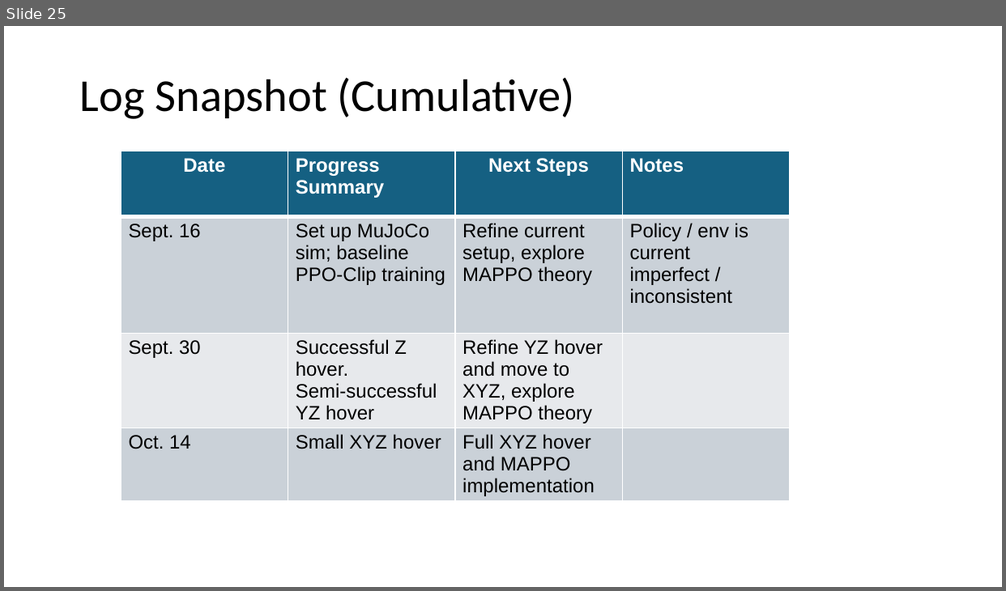
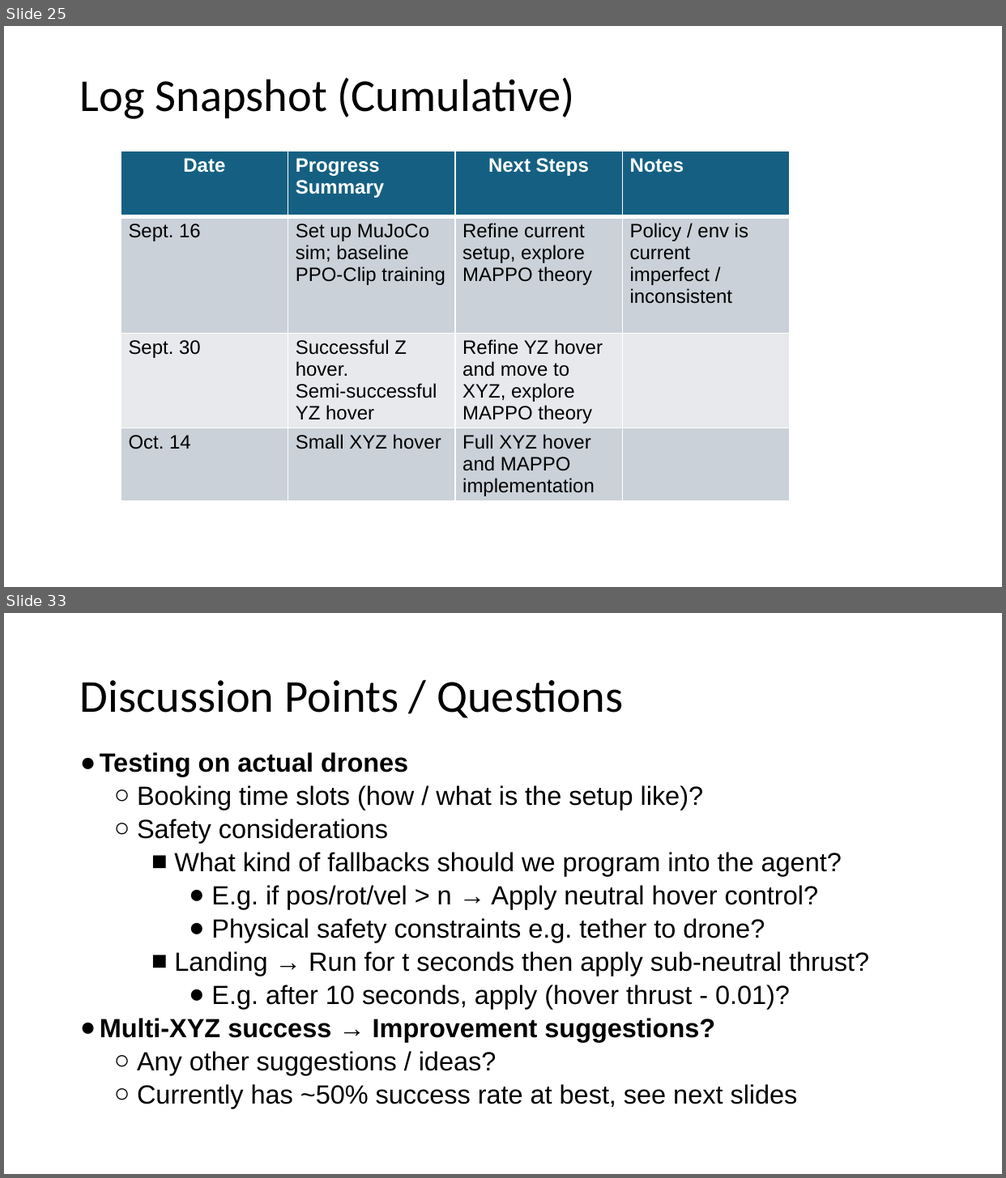
Before and after one commit to shazia-dewan/multi-agentCrazyflieLift, a slide deck: docs/MIRL LAB Honours Project Bi-Weekly Update.pptx. Shown one above the other, each under a label of ours: slide 25 before the commit, slides 25 and 33 after it; the slides between them are not shown. The pictures are 1006x591 and 1006x1178 pixels, drawn with LibreOffice and Linux fonts; fonts in the diff are those of the drawing. Boxes give left, top, right and bottom in pixels: in the first picture for what was removed or moved away, otherwise in the second. Text is boxed around its words. In the diff, an @@ line names an element or a change of style, - is before the commit and + after.

```diff
--- a/docs/MIRL LAB Honours Project Bi-Weekly Update.pptx
+++ b/docs/MIRL LAB Honours Project Bi-Weekly Update.pptx
@@ slide 33 added at [4, 613, 1002, 1174], background #FFFFFF @@
@@ title added at [80, 680, 623, 718], 33 pt, text #000000 @@
+Discussion Points / Questions
@@ text added at [100, 752, 869, 1109], 19 pt, text #000000 @@
+● Testing on actual drones
+  ○ Booking time slots (how / what is the setup like)?
+  ○ Safety considerations
+    ■ What kind of fallbacks should we program into the agent?
+      ● E.g. if pos/rot/vel > n → Apply neutral hover control?
+      ● Physical safety constraints e.g. tether to drone?
+    ■ Landing → Run for t seconds then apply sub-neutral thrust?
+      ● E.g. after 10 seconds, apply (hover thrust - 0.01)?
+● Multi-XYZ success → Improvement suggestions?
+  ○ Any other suggestions / ideas?
+  ○ Currently has ~50% success rate at best, see next slides
```
Also in this commit, not shown: 10 other slides added, 1 other file.
